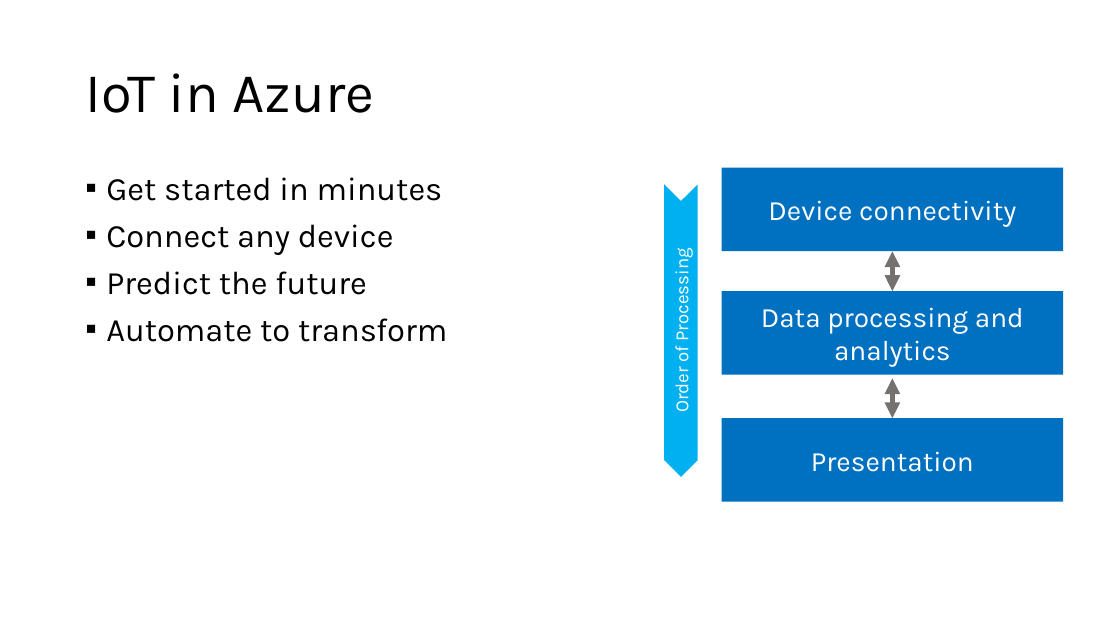
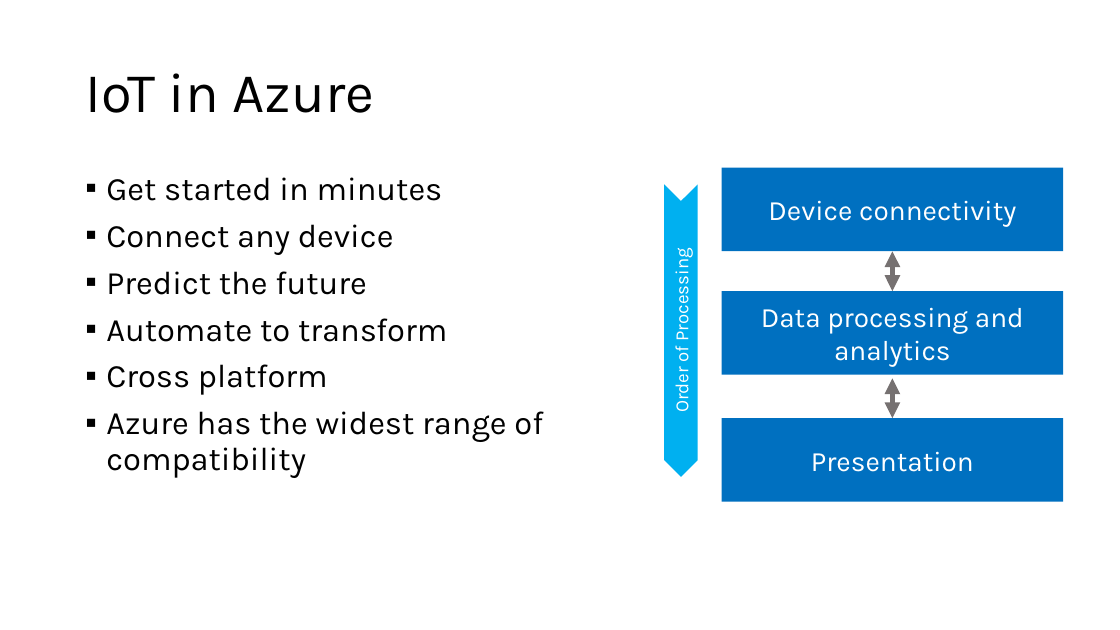
Before and after one commit to microsoft/AcademicContent, a slide deck: slide 21 of Complimentary Course Content/Module6/Lessons/Module6_Lesson2 IoT in Azure.pptx. Drawn at 1120x630 pixels with LibreOffice and Linux fonts; fonts in the diff are those of the drawing. Boxes give left, top, right and bottom in pixels: in the first picture for what was removed or moved away, otherwise in the second. Text is boxed around its words. In the diff, an @@ line names an element or a change of style, - is before the commit and + after.

```diff
--- a/Complimentary Course Content/Module6/Lessons/Module6_Lesson2 IoT in Azure.pptx
+++ b/Complimentary Course Content/Module6/Lessons/Module6_Lesson2 IoT in Azure.pptx
@@ text at (106,364,543,478): paragraphs added @@
+▪ Cross platform
+▪ Azure has the widest range of compatibility
```
Also in this commit, not shown: 5 other files.
